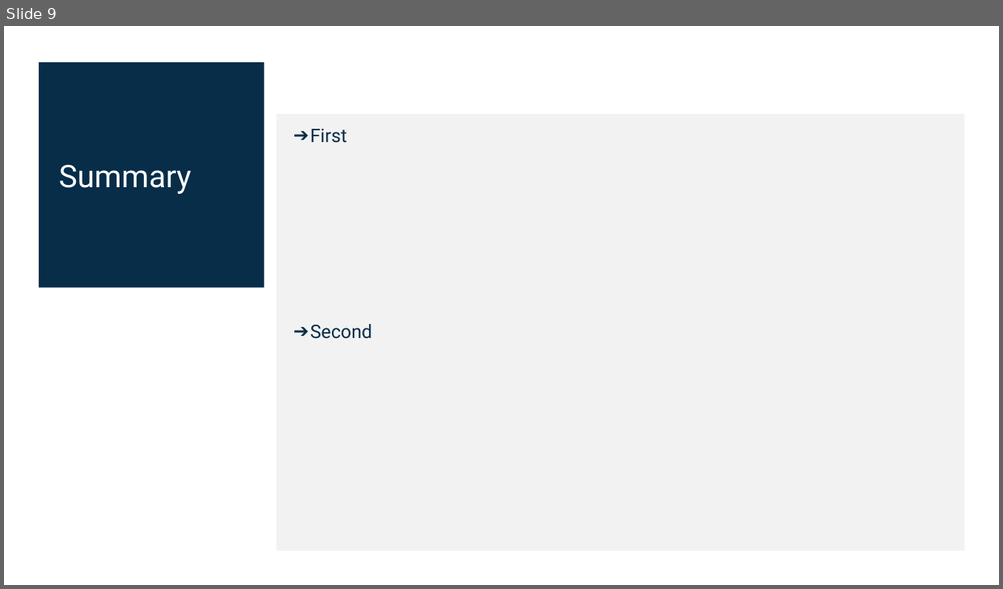
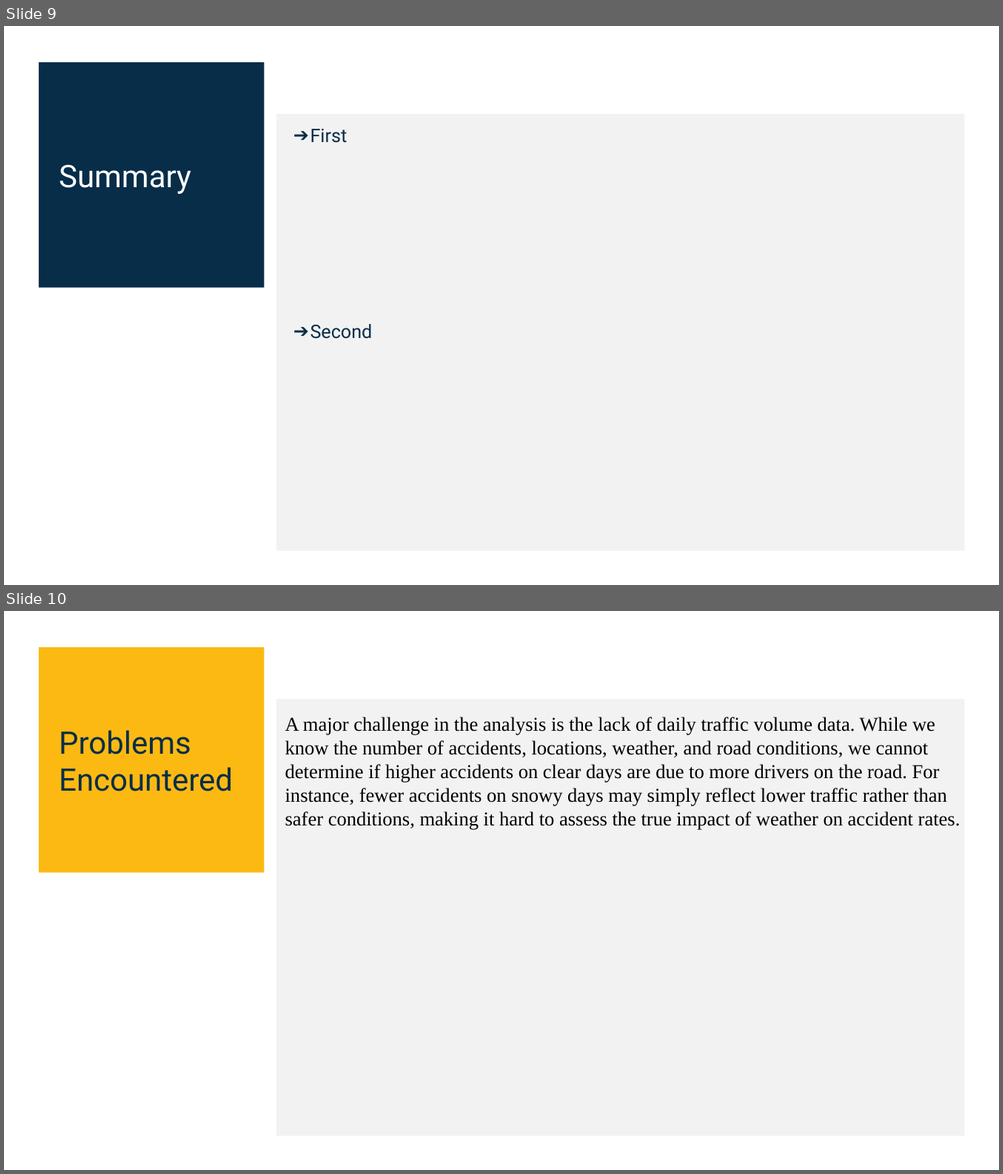
Before and after one commit to Brian-Hansen-Turton/module-9-project, a slide deck: Documentation/AAA_ProjectPresentation.pptx. Shown one above the other, each under a label of ours: slide 9 before the commit, slides 9 and 10 after it. The pictures are 1003x589 and 1003x1174 pixels, drawn with LibreOffice and Linux fonts; fonts in the diff are those of the drawing. Boxes give left, top, right and bottom in pixels: in the first picture for what was removed or moved away, otherwise in the second. Text is boxed around its words. In the diff, an @@ line names an element or a change of style, - is before the commit and + after.

```diff
--- a/Documentation/AAA_ProjectPresentation.pptx
+++ b/Documentation/AAA_ProjectPresentation.pptx
@@ slide 10 added at <box>4,611,999,1170</box>, background #FFFFFF @@
@@ rectangle added at <box>39,647,264,873</box>, fill #FCB912 @@
@@ rectangle added at <box>276,699,965,1136</box>, fill #F2F2F2 @@
@@ text added at <box>285,717,960,829</box>, 19 pt, text #000000 @@
+A major challenge in the analysis is the lack of daily traffic volume data. While we know the number of accidents, locations, weather, and road conditions, we cannot determine if higher accidents on clear days are due to more drivers on the road. For instance, fewer accidents on snowy days may simply reflect lower traffic rather than safer conditions, making it hard to assess the true impact of weather on accident rates.
@@ text added at <box>59,730,233,792</box>, 30 pt, text #082D49 @@
+Problems Encountered
```
Also in this commit, not shown: 4 slides changed, 1 other slide added, 2 slides removed.
